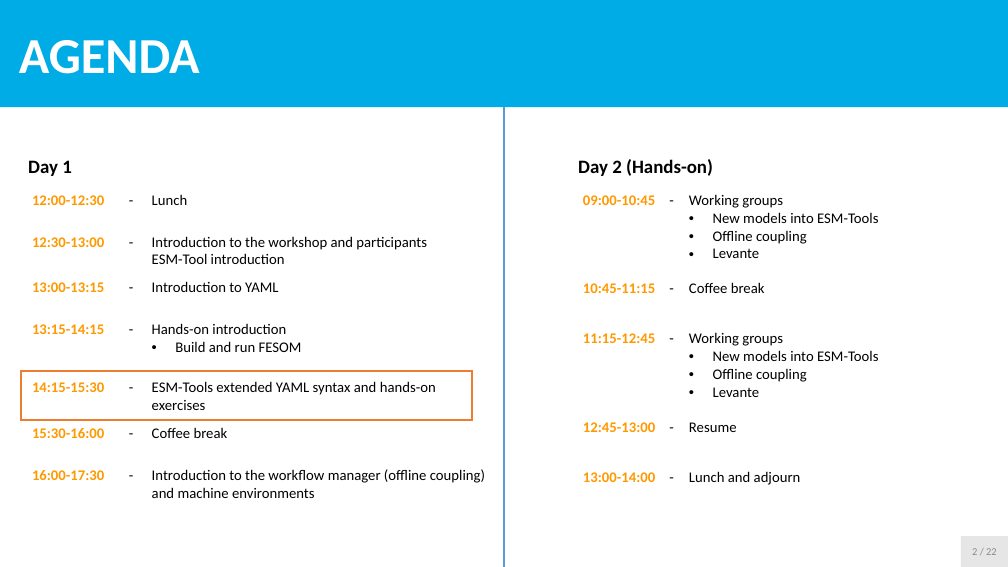
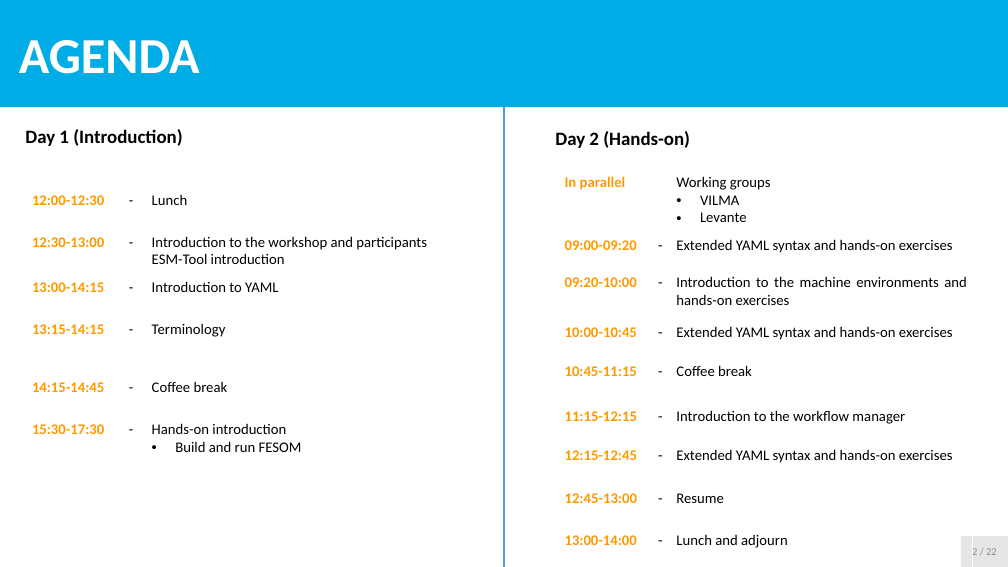
Before and after one commit to esm-tools/workshops, a slide deck: slide 1 of PalMod2022/docs/ppt/6.1_variable_calling.pptx. Drawn at 1008x567 pixels with LibreOffice and Linux fonts; fonts in the diff are those of the drawing. Boxes give left, top, right and bottom in pixels: in the first picture for what was removed or moved away, otherwise in the second. Text is boxed around its words. In the diff, an @@ line names an element or a change of style, - is before the commit and + after.

Commit message:
updates to presentations

```diff
--- a/PalMod2022/docs/ppt/6.1_variable_calling.pptx
+++ b/PalMod2022/docs/ppt/6.1_variable_calling.pptx
@@ text at (25, 129, 182, 146): text changed @@
-Day 1
+Day 1 (Introduction)
@@ text "Day 2 (Hands-on)": place and size @@
-text "Day 2 (Hands-on)" at (578, 159, 713, 176)
+text "Day 2 (Hands-on)" at (555, 131, 690, 148)
@@ table at (560, 168, 973, 567) @@
-row 1: 09:00-10:45 | - | Working groups / New models into ESM-Tools / Offline coupling / Levante
+row 1: In parallel |  | Working groups / VILMA / Levante
+row 2: 09:00-09:20 | - | Extended YAML syntax and hands-on exercises
+row 3: 09:20-10:00 | - | Introduction to the machine environments and hands-on exercises
+row 4: 10:00-10:45 | - | Extended YAML syntax and hands-on exercises
-row 3: 11:15-12:45 | - | Working groups / New models into ESM-Tools / Offline coupling / Levante
+row 6: 11:15-12:15 | - | Introduction to the workflow manager
+row 7: 12:15-12:45 | - | Extended YAML syntax and hands-on exercises
@@ table: place and size @@
-table at (578, 186, 963, 513)
+table at (560, 168, 973, 567)
@@ table at (26, 186, 649, 503) @@
-row 3, column 1: 13:00-13:15
+row 3, column 1: 13:00-14:15
-row 4, column 3: Hands-on introduction / Build and run FESOM
+row 4, column 3: Terminology
-row 5, column 1: 14:15-15:30
+row 5, column 1: 14:15-14:45
-row 5, column 3: ESM-Tools extended YAML syntax and hands-on / exercises
+row 5, column 3: Coffee break
-row 6, column 1: 15:30-16:00
+row 6, column 1: 15:30-17:30
-row 6, column 3: Coffee break
+row 6, column 3: Hands-on introduction / Build and run FESOM
-row 7: 16:00-17:30 | - | Introduction to the workflow manager (offline coupling) / and machine environments
+row 7:  |  | 
@@ rectangle removed at (20, 371, 472, 420) @@
```
Also in this commit, not shown: 1 slide added, 2 other files.
